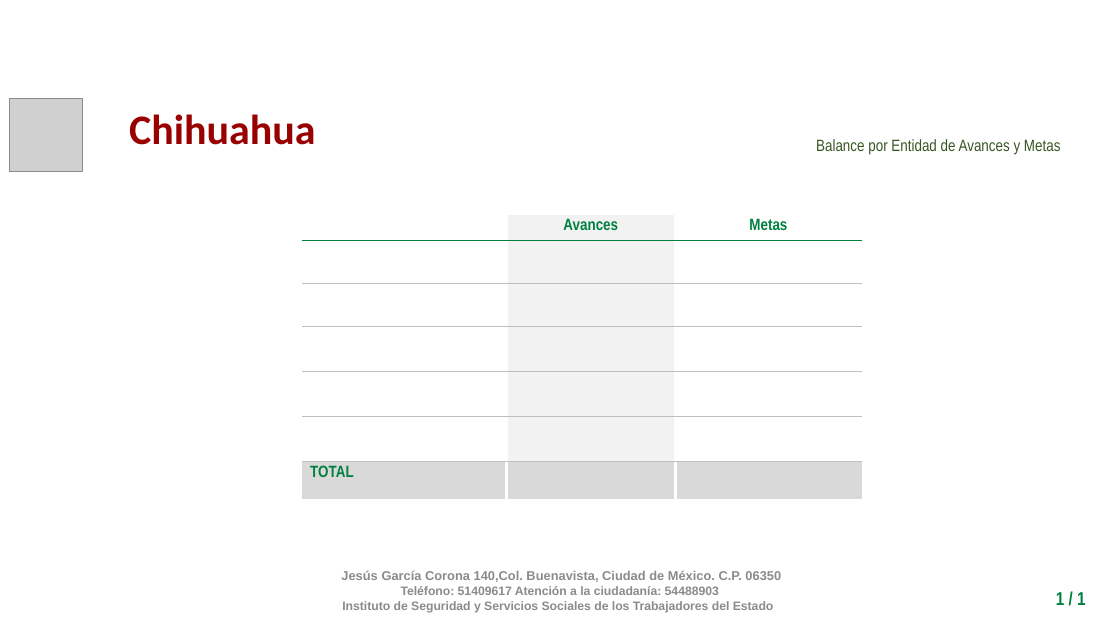
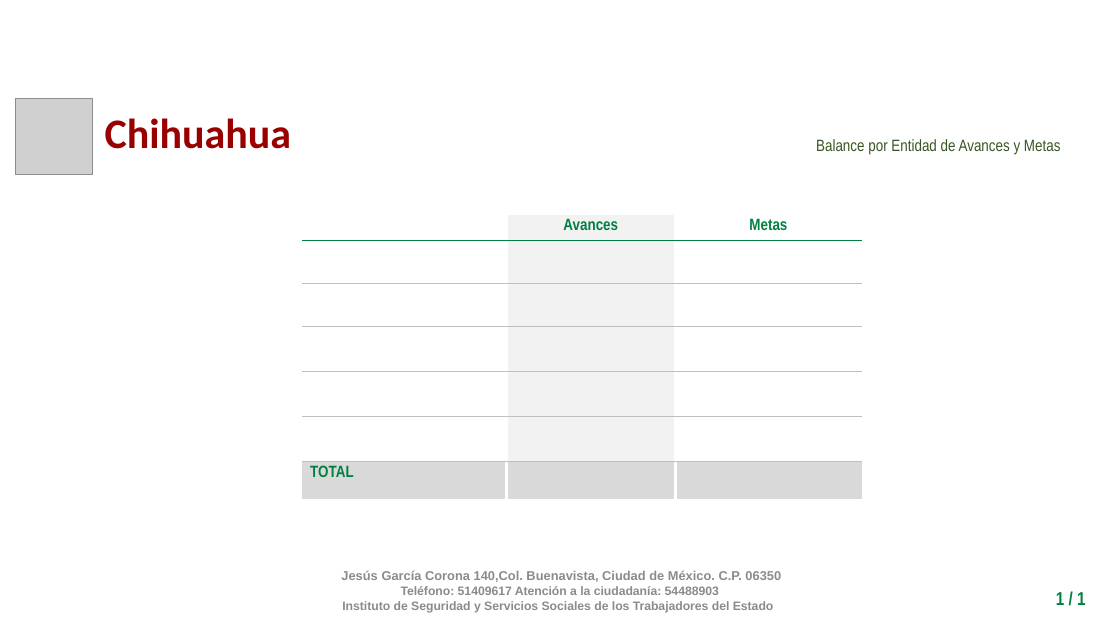
Before and after one commit to fpedro23/djangoISSSTE, a slide deck: slide 8 of djangoISSSTE/static/ppt/balance_por_estado.pptx. Drawn at 1120x630 pixels with LibreOffice and Linux fonts; fonts in the diff are those of the drawing; grey boxes stand for pictures; background and template pictures are left out. Boxes give left, top, right and bottom in pixels: in the first picture for what was removed or moved away, otherwise in the second. Text is boxed around its words. In the diff, an @@ line names an element or a change of style, - is before the commit and + after.

```diff
--- a/djangoISSSTE/static/ppt/balance_por_estado.pptx
+++ b/djangoISSSTE/static/ppt/balance_por_estado.pptx
@@ picture: place and size @@
-picture at (10,98,83,171)
+picture at (16,98,92,175)
@@ text "Chihuahua": place and size @@
-text "Chihuahua" at (129,114,315,145)
+text "Chihuahua" at (105,118,291,149)
```
Also in this commit, not shown: 8 other slides changed, 7 other files.
